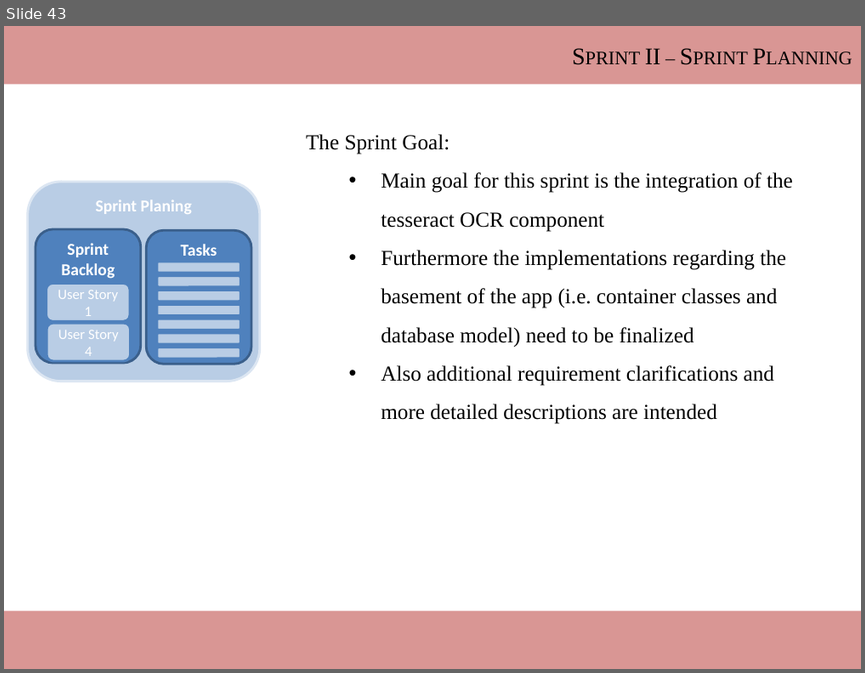
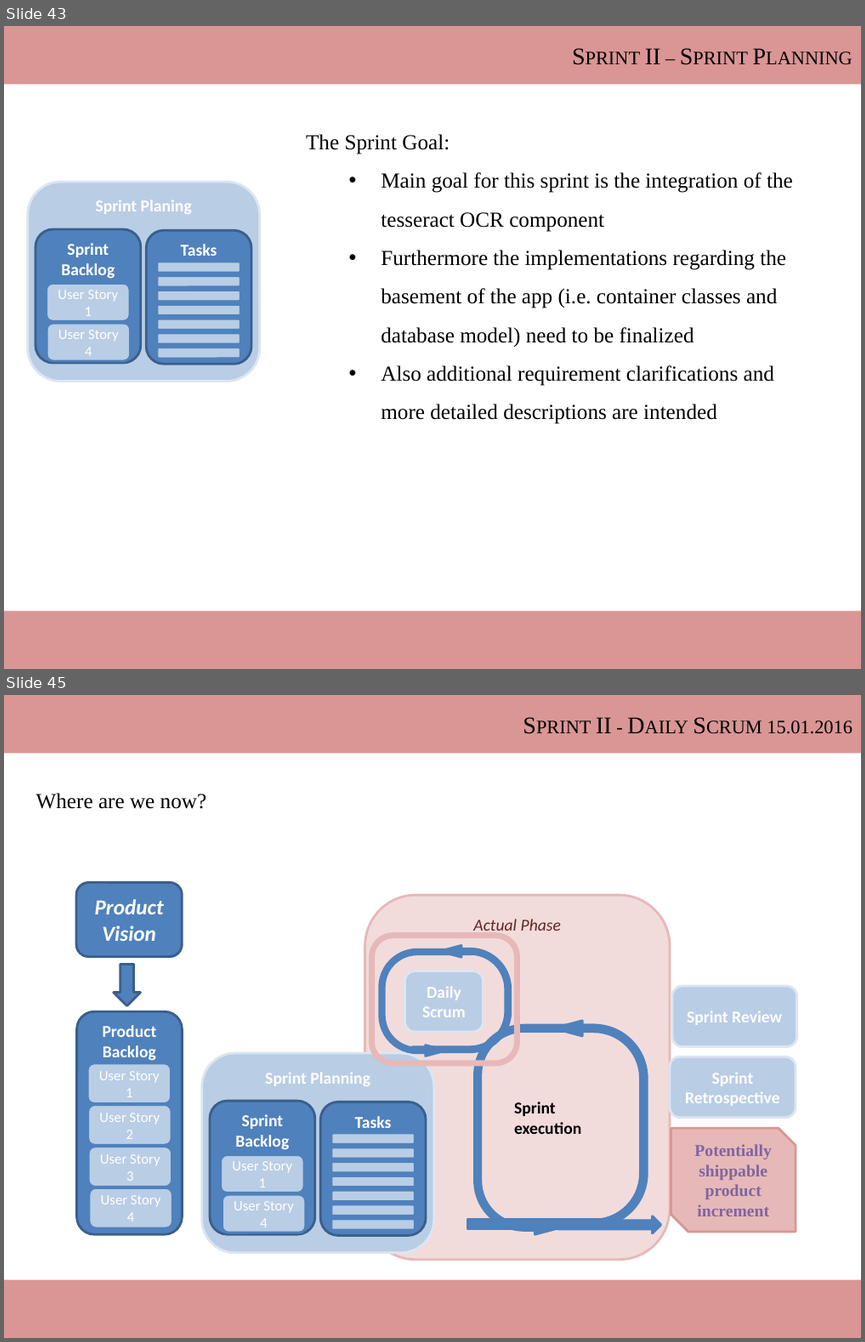
Before and after one commit to ThomasRoehl/ShopAdmin, a slide deck: Dokumentation/ShopAdmin_slidecollection.pptx. Shown one above the other, each under a label of ours: slide 43 before the commit, slides 43 and 45 after it; the slides between them are not shown. The pictures are 865x673 and 865x1342 pixels, drawn with LibreOffice and Linux fonts; fonts in the diff are those of the drawing. Boxes give left, top, right and bottom in pixels: in the first picture for what was removed or moved away, otherwise in the second. Text is boxed around its words. In the diff, an @@ line names an element or a change of style, - is before the commit and + after.

```diff
--- a/Dokumentation/ShopAdmin_slidecollection.pptx
+++ b/Dokumentation/ShopAdmin_slidecollection.pptx
@@ slide 45 added at [4, 695, 861, 1338], background #FFFFFF @@
@@ rectangle added at [4, 695, 861, 754], fill #D99694, 20 pt, text #000000, small capitals @@
+Sprint II - Daily Scrum 15.01.2016
@@ text added at [36, 793, 207, 809], 18 pt, text #000000 @@
+Where are we now?
@@ rounded rectangle added at [76, 883, 182, 957], fill #4F81BD, outline #3A5F8C 2 pt, 18 pt, text #FFFFFF, bold, italic @@
+Product Vision
@@ rounded rectangle added at [364, 895, 670, 1259], fill #F2DCDB, outline #E6B9B8 2 pt, 14 pt, text #632523, italic @@
+Actual Phase
@@ rounded rectangle added at [371, 936, 517, 1063], outline #E6B9B8 5 pt @@
@@ group added at [380, 946, 661, 1235]: 4 uturn arrows, 1 notched right arrow, 1 rectangle, 1 text @@
+Sprint
+execution
@@ down arrow added at [114, 964, 140, 1006], fill #4F81BD, outline #3A5F8C 2 pt @@
@@ rounded rectangle added at [405, 971, 483, 1032], fill #B9CDE5, outline #DCE6F2 2 pt, 14 pt, text #FFFFFF, bold @@
+Daily Scrum
@@ rounded rectangle added at [672, 986, 796, 1046], fill #B9CDE5, outline #DCE6F2 2 pt, 14 pt, text #FFFFFF, bold @@
+Sprint Review
@@ rounded rectangle added at [202, 1053, 434, 1253], fill #B9CDE5, outline #DCE6F2 2 pt, 14 pt, text #FFFFFF, bold @@
+Sprint Planning
@@ rounded rectangle added at [670, 1056, 795, 1117], fill #B9CDE5, outline #DCE6F2 2 pt, 14 pt, text #FFFFFF, bold @@
+Sprint
+Retrospective
@@ rounded rectangle added at [210, 1100, 315, 1234], fill #4F81BD, outline #3A5F8C 2 pt, 14 pt, text #FFFFFF, bold @@
+Sprint Backlog
@@ snip diag rect added at [670, 1128, 794, 1231], fill #E6B9B8, outline #D99694 2 pt, 14 pt, text #8064A2, bold @@
+Potentially shippable product increment
@@ rounded rectangle added at [221, 1154, 305, 1192], fill #B9CDE5, outline #4F81BD 2 pt, 12 pt, text #FFFFFF @@
+User Story 1
@@ group added at [77, 1011, 182, 1234]: 5 rounded rectangles @@
+Product Backlog
+User Story 1
+User Story 2
+User Story 3
+User Story 4
@@ rounded rectangle added at [222, 1195, 306, 1232], fill #B9CDE5, outline #4F81BD 2 pt, 12 pt, text #FFFFFF @@
+User Story 4
@@ group added at [320, 1102, 426, 1236]: 8 rounded rectangles @@
+Tasks
@@ rectangle added at [4, 1279, 861, 1338], fill #D99694 @@
```
Also in this commit, not shown: 7 slides changed, 7 other slides added, 4 other files.
